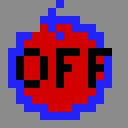
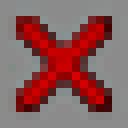
Revision of a layered 128 x 128 image; what changed, layer by layer:
added layer "SlotNo" above "SlotYes" over [8, 0, 112, 120]
added layer "SlotYes" above "ActionToggleOffPipe" over [8, 0, 112, 120]
hid "ActionToggleOffPipe" over [8, 0, 112, 120]
